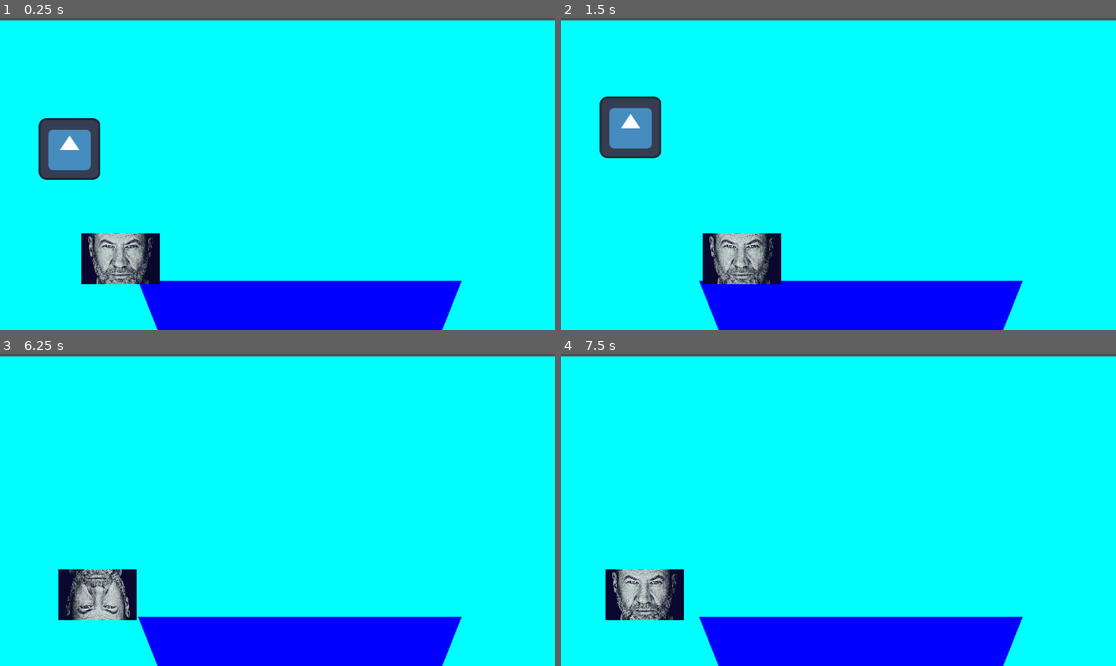
Above: before the commit, frames 1-4 (two rows, left to right).
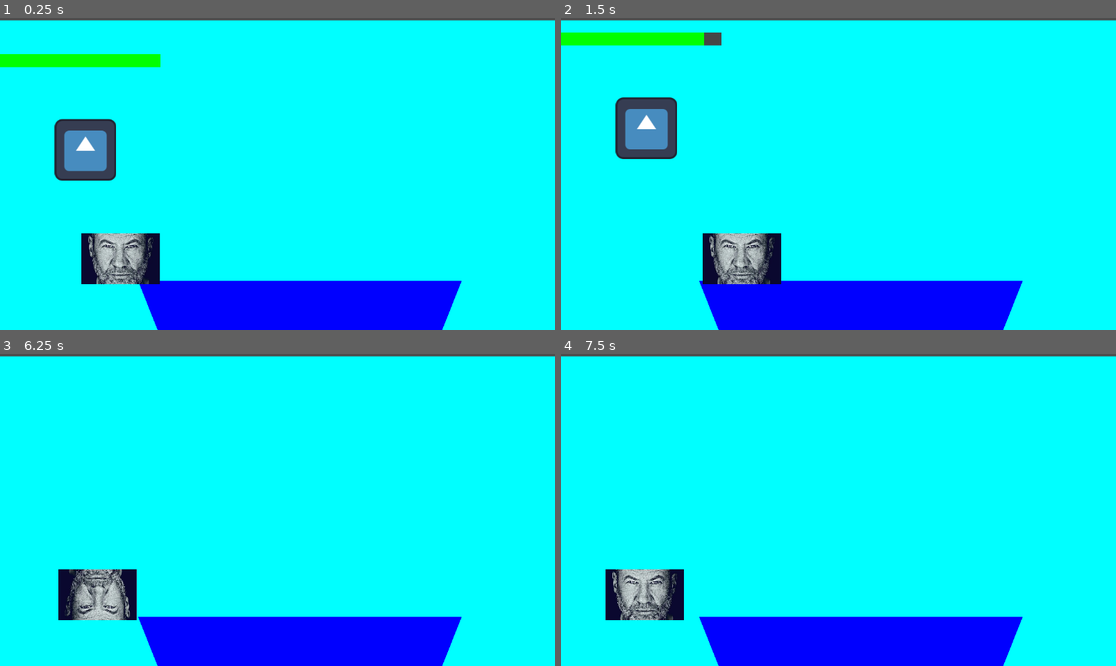
Above: after the commit, the same moments.

Repository: ZozoAFK/Pfish
Game: Godot game, scene res://Proto/Scene/World.tscn
The game is run twice, just before and just after one commit, with the same random seed, the same clock (stepped at 60 frames per second) and the same inputs. The engine's default icon, where the game draws it, is replaced by a stand-in: a white triangle on a blue panel in a dark square.
Inputs:
- Up to frame 1 (0.25 s): no input
- Up to frame 2 (1.5 s): tap Enter (ui_accept) at 0.5, 0.77 s; hold Right (ui_right) from 0.53 s (still down); tap Space (SPACE) at 0.6, 1.35 s
- Up to frame 3 (6.25 s): tap Enter (ui_accept) at 1.52, 3.02, 3.77, 4.52, 6.02 s; release Right (ui_right) at 2.03 s; hold A (LEFT) 2.03-2.78 s; tap Space (SPACE) every 0.75 s from 2.1 to 5.85 s; hold Right (ui_right) 2.78-4.28 s; hold A (LEFT) 4.28-5.03 s; hold Right (ui_right) 5.03-5.78 s; hold A (LEFT) from 5.78 s (still down)
- Up to frame 4 (7.5 s): tap Space (SPACE) at 6.6, 7.35 s; tap Enter (ui_accept) at 6.77 s; release A (LEFT) at 7.28 s; hold Right (ui_right) from 7.28 s (still down)

The runs differ from the first frame. In frame 1, 3.1% of the frame differs, in the area x 0-29%, y 11-53%; in frame 2, 3.2%, in the area x 0-29%, y 4-46%; in frame 3, less than 0.1%; in frame 4, nothing differs.

Commit message:
Barre de vie - dégats paroi

Diff:
--- a/Proto/Scene/Hamecon.tscn
+++ b/Proto/Scene/Hamecon.tscn
@@ -21,7 +21,7 @@
 limit_right = 1100
 
 [node name="BarreHP" parent="Camera2D" unique_id=77477878 instance=ExtResource("3_5ny1p")]
-position = Vector2(-440, -337)
+position = Vector2(-401, -242)
 
 [node name="CollisionShape2D" type="CollisionShape2D" parent="." unique_id=1099034992]
 shape = SubResource("RectangleShape2D_emdyq")
--- a/Proto/Scene/World.tscn
+++ b/Proto/Scene/World.tscn
@@ -22,7 +22,7 @@
 mesh = SubResource("PrismMesh_cd8ja")
 
 [node name="Hamecon" parent="." unique_id=689676632 instance=ExtResource("1_tyl2u")]
-position = Vector2(119, 247)
+position = Vector2(152, 249)
 
 [node name="Poisson" parent="." unique_id=485619004 instance=ExtResource("2_x5aal")]
 position = Vector2(200, 500)
--- a/Proto/Scene/barre_hp.gd
+++ b/Proto/Scene/barre_hp.gd
@@ -1 +1 @@
-extends Node2D
+extends "res://Proto/Script/barre_hp.gd"
--- a/Proto/Scene/barre_hp.tscn
+++ b/Proto/Scene/barre_hp.tscn
@@ -1,23 +1,37 @@
 [gd_scene format=3 uid="uid://dleex1aqhy5s1"]
 
-[sub_resource type="BoxMesh" id="BoxMesh_oi77q"]
+[ext_resource type="Script" uid="uid://cu5vicu1ek55a" path="res://Proto/Script/barre_hp.gd" id="1_o22lk"]
+[ext_resource type="Texture2D" uid="uid://bbfxt556vpc0f" path="res://Proto/Scene/HP_Sprite.png" id="2_q7nm8"]
 
 [node name="BarreHP" type="Node2D" unique_id=77477878]
+script = ExtResource("1_o22lk")
 
-[node name="HPRouge" type="MeshInstance2D" parent="." unique_id=875280752]
-modulate = Color(0.33, 0.33, 0.33, 1)
-position = Vector2(172.87502, 38.125)
-scale = Vector2(350, 26.029)
-mesh = SubResource("BoxMesh_oi77q")
+[node name="HPGris" type="TextureProgressBar" parent="." unique_id=375072032]
+modulate = Color(0.52156866, 0.52156866, 0.52156866, 1)
+self_modulate = Color(0.5294118, 0.5294118, 0.5294118, 1)
+offset_left = 196.0
+offset_top = 43.0
+offset_right = 196.0
+offset_bottom = 43.0
+scale = Vector2(0.188, 0.025)
+texture_progress = ExtResource("2_q7nm8")
 
-[node name="HPGris" type="MeshInstance2D" parent="." unique_id=882792381]
-modulate = Color(0.32340002, 0.66, 0.32340002, 1)
-position = Vector2(172.87502, 38.125)
-scale = Vector2(346.25003, 25.749998)
-mesh = SubResource("BoxMesh_oi77q")
+[node name="HPClair" type="TextureProgressBar" parent="." unique_id=1749270231]
+modulate = Color(0.32156864, 0.7019608, 0.3137255, 1)
+self_modulate = Color(0.43529412, 0.7411765, 0.40784314, 1)
+offset_left = 196.0
+offset_top = 43.0
+offset_right = 196.0
+offset_bottom = 43.0
+scale = Vector2(0.18776041, 0.024740733)
+texture_progress = ExtResource("2_q7nm8")
 
-[node name="HPVert" type="MeshInstance2D" parent="." unique_id=912424037]
-modulate = Color(0, 0.76862746, 0, 1)
-position = Vector2(172.87502, 38.125)
-scale = Vector2(346.25003, 25.749998)
-mesh = SubResource("BoxMesh_oi77q")
+[node name="HPVert" type="TextureProgressBar" parent="." unique_id=305399314]
+modulate = Color(0.0461666, 1, 0.029999971, 1)
+self_modulate = Color(0.083333254, 1, 0, 1)
+offset_left = 196.0
+offset_top = 43.0
+offset_right = 196.0
+offset_bottom = 43.0
+scale = Vector2(0.188, 0.025)
+texture_progress = ExtResource("2_q7nm8")
--- /dev/null
+++ b/Proto/Script/barre_hp.gd
@@ -0,0 +1,44 @@
+extends Node2D
+
+# On récupère les composants de votre scène en utilisant leurs noms exacts
+@onready var hp_gris: TextureProgressBar = $HPGris
+@onready var hp_clair: TextureProgressBar = $HPClair
+@onready var hp_vert: TextureProgressBar = $HPVert
+
+func _Static(_delta: float) -> void:
+	# 1. Bloquer la position : on force X à rester à sa place (ex: 20 pixels du bord gauche)
+	# et Y à sa hauteur initiale.
+	global_position.y = 20
+
+
+func _ready() -> void:
+	# On définit la valeur maximale (par exemple 100) pour les trois barres
+	var pv_max = 100
+
+	hp_vert.max_value = pv_max
+	hp_clair.max_value = pv_max
+	hp_gris.max_value = pv_max
+
+	# Au début du jeu, les trois barres sont pleines
+	hp_vert.value = pv_max
+	hp_clair.value = pv_max
+	hp_gris.value = pv_max
+
+func _process(_delta: float) -> void:
+	# Détection de la pression sur la touche "Flèche de droite"
+	# "ui_right" correspond par défaut à la flèche directionnelle droite dans Godot
+	if Input.is_action_just_pressed("Fleche_droite"):
+		collision(10)
+
+
+# La fonction demandée pour réduire les barres Verte et Claire de 10 unités
+func collision(degats: float) -> void:
+	# On réduit la valeur de HPVert et HPClair
+	hp_vert.value -= degats
+	hp_clair.value -= degats
+
+	# Sécurité pour éviter que la vie descende en dessous de 0
+	if hp_vert.value < 0:
+		hp_vert.value = 0
+	if hp_clair.value < 0:
+		hp_clair.value = 0
--- a/project.godot
+++ b/project.godot
@@ -38,6 +38,11 @@
 "events": [Object(InputEventKey,"resource_local_to_scene":false,"resource_name":"","device":-1,"window_id":0,"alt_press …(191 unchanged characters)…
 ]
 }
+Fleche_droite={
+"deadzone": 0.2,
+"events": [Object(InputEventKey,"resource_local_to_scene":false,"resource_name":"","device":-1,"window_id":0,"alt_pressed":false,"shift_pressed":false,"ctrl_pressed":false,"meta_pressed":false,"pressed":false,"keycode":0,"physical_keycode":4194321,"key_label":0,"unicode":0,"location":0,"echo":false,"script":null)
+]
+}
 
 [layer_names]
 
Binary file added: Proto/Scene/HP_Sprite.png
Not shown, added: Proto/Scene/HP_Sprite.png.import
Not shown, changed: Proto/Scene/barre_hp.gd.uid
Not shown, added: Proto/Script/barre_hp.gd.uid
